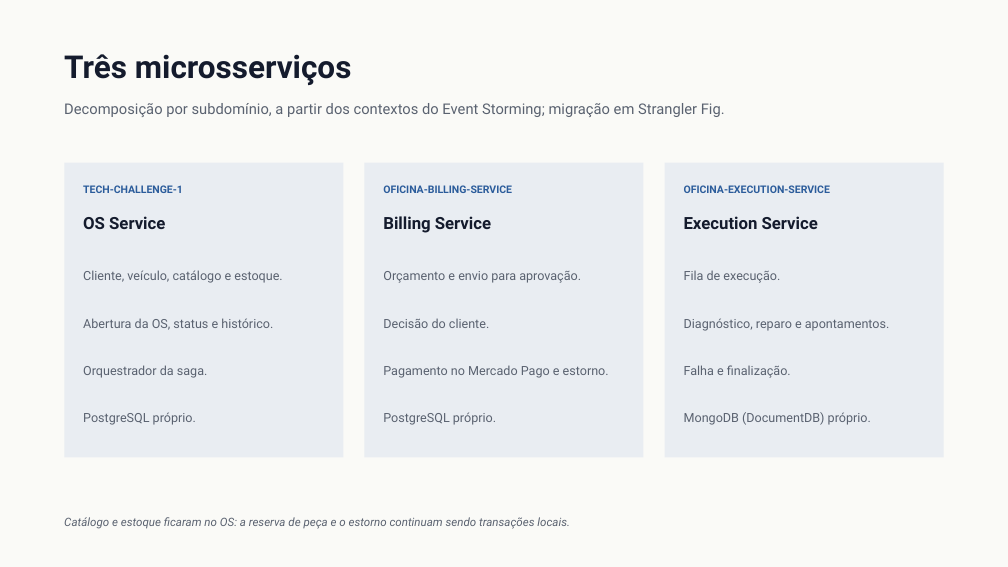
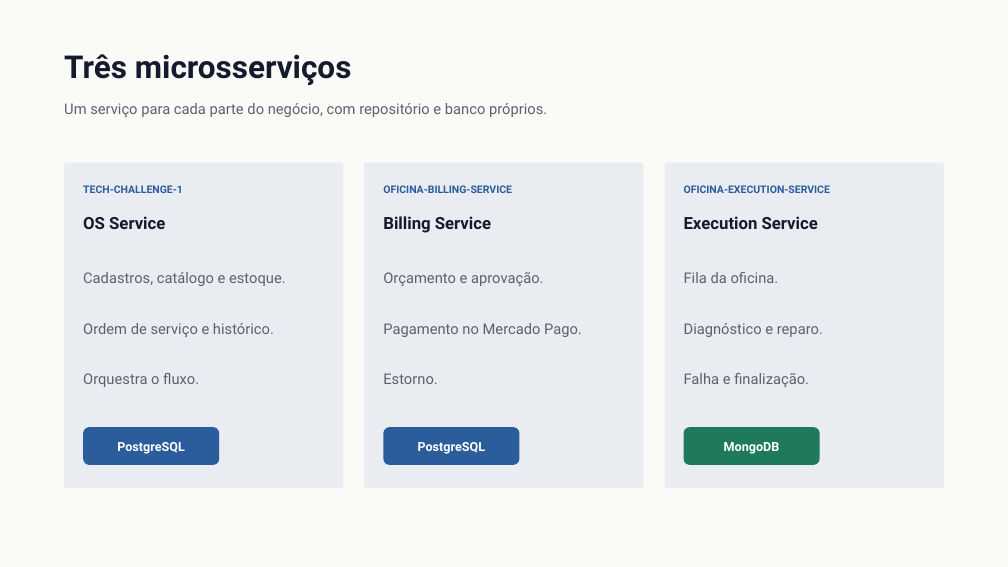
Before and after one commit to Guilherme-Fumagali/tech-challenge-1, a slide deck: slide 3 of docs/tech-challenge-4/apresentacao.pptx. Drawn at 1008x567 pixels with LibreOffice and Linux fonts; fonts in the diff are those of the drawing. Boxes give left, top, right and bottom in pixels: in the first picture for what was removed or moved away, otherwise in the second. Text is boxed around its words. In the diff, an @@ line names an element or a change of style, - is before the commit and + after.

```diff
--- a/docs/tech-challenge-4/apresentacao.pptx
+++ b/docs/tech-challenge-4/apresentacao.pptx
@@ text at [64, 103, 547, 117]: text changed @@
-Decomposição por subdomínio, a partir dos contextos do Event Storming; migração em Strangler Fig.
+Um serviço para cada parte do negócio, com repositório e banco próprios.
@@ rectangle: place and size @@
-rectangle at [64, 163, 343, 457]
+rectangle at [64, 163, 343, 488]
@@ rectangle: place and size @@
-rectangle at [364, 163, 644, 457]
+rectangle at [364, 163, 644, 488]
@@ rectangle: place and size @@
-rectangle at [665, 163, 944, 457]
+rectangle at [665, 163, 944, 488]
@@ text at [83, 272, 286, 387]: text changed; size 12 to 14 pt @@
-Cliente, veículo, catálogo e estoque.
-Abertura da OS, status e histórico.
-Orquestrador da saga.
-PostgreSQL próprio.
+Cadastros, catálogo e estoque.
+Ordem de serviço e histórico.
+Orquestra o fluxo.
@@ text at [383, 272, 582, 384]: text changed; size 12 to 14 pt @@
-Orçamento e envio para aprovação.
-Decisão do cliente.
-Pagamento no Mercado Pago e estorno.
-PostgreSQL próprio.
+Orçamento e aprovação.
+Pagamento no Mercado Pago.
+Estorno.
@@ text at [684, 272, 823, 337]: text changed; size 12 to 14 pt @@
-Fila de execução.
-Diagnóstico, reparo e apontamentos.
+Fila da oficina.
+Diagnóstico e reparo.
@@ text at [684, 373, 809, 387]: size 12 to 14 pt in "Falha e finalização." @@
@@ text at [684, 412, 871, 425]: paragraph removed @@
-MongoDB (DocumentDB) próprio.
@@ rounded rectangle added at [83, 427, 219, 465], fill #2B5C9B, 12 pt, text #FFFFFF, bold @@
+PostgreSQL
@@ rounded rectangle added at [383, 427, 520, 465], fill #2B5C9B, 12 pt, text #FFFFFF, bold @@
+PostgreSQL
@@ rounded rectangle added at [684, 427, 820, 465], fill #1E7A5A, 12 pt, text #FFFFFF, bold @@
+MongoDB
@@ text removed at [64, 517, 570, 529] @@
-Catálogo e estoque ficaram no OS: a reserva de peça e o estorno continuam sendo transações locais.
```
Also in this commit, not shown: 8 other slides changed, 8 slides added, 8 slides removed, 1 other file.
